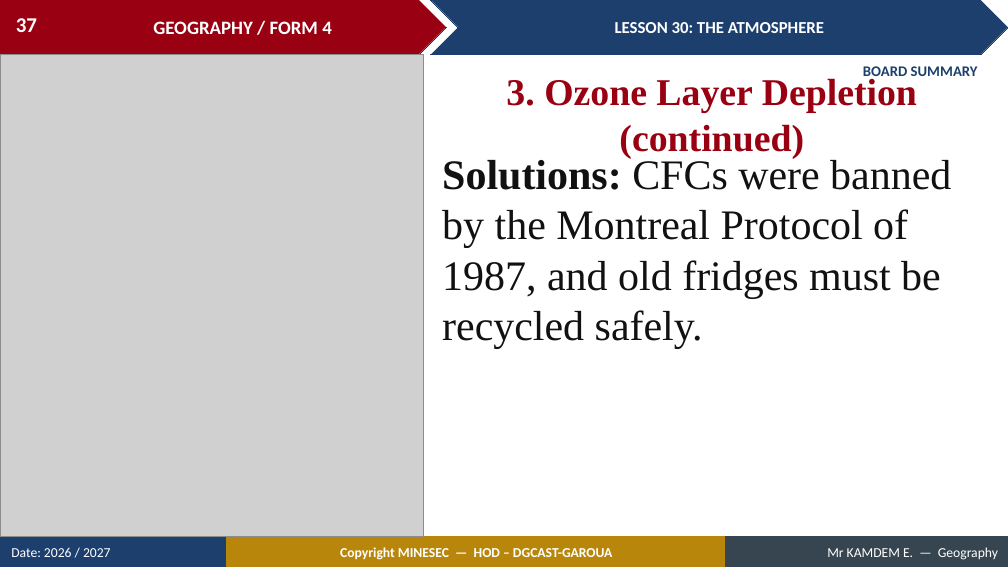
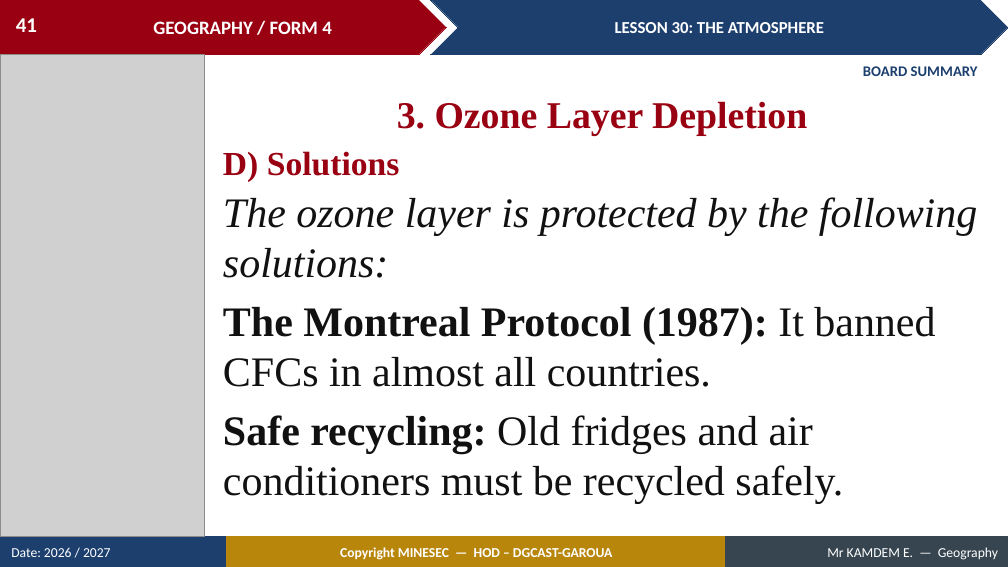
Before and after one commit to Berthautk/linea-github, a slide deck: slide 41 of lecons/F3/34_FORM4_LESSON30_The_Atmosphere.pptx (slide 37 before the commit). Drawn at 1008x567 pixels with LibreOffice and Linux fonts; fonts in the diff are those of the drawing; grey boxes stand for pictures. Boxes give left, top, right and bottom in pixels: in the first picture for what was removed or moved away, otherwise in the second. Text is boxed around its words. In the diff, an @@ line names an element or a change of style, - is before the commit and + after.

```diff
--- a/lecons/F3/34_FORM4_LESSON30_The_Atmosphere.pptx
+++ b/lecons/F3/34_FORM4_LESSON30_The_Atmosphere.pptx
@@ page number at (16,18,37,32): text changed @@
-37
+41
@@ picture: place and size @@
-picture at (0,54,423,537)
+picture at (0,54,204,537)
@@ text at (397,101,807,136): text changed @@
-3. Ozone Layer Depletion (continued)
+3. Ozone Layer Depletion
@@ text added at (223,151,400,182), 32 pt, text #990011, bold @@
+D) Solutions
@@ text at (223,197,977,504): text changed @@
-Solutions: CFCs were banned by the Montreal Protocol of 1987, and old fridges must be recycled safely.
+The ozone layer is protected by the following solutions:
+The Montreal Protocol (1987): It banned CFCs in almost all countries.
+Safe recycling: Old fridges and air conditioners must be recycled safely.
```
Also in this commit, not shown: 3 other slides changed, 5 slides added, 3 other files.
